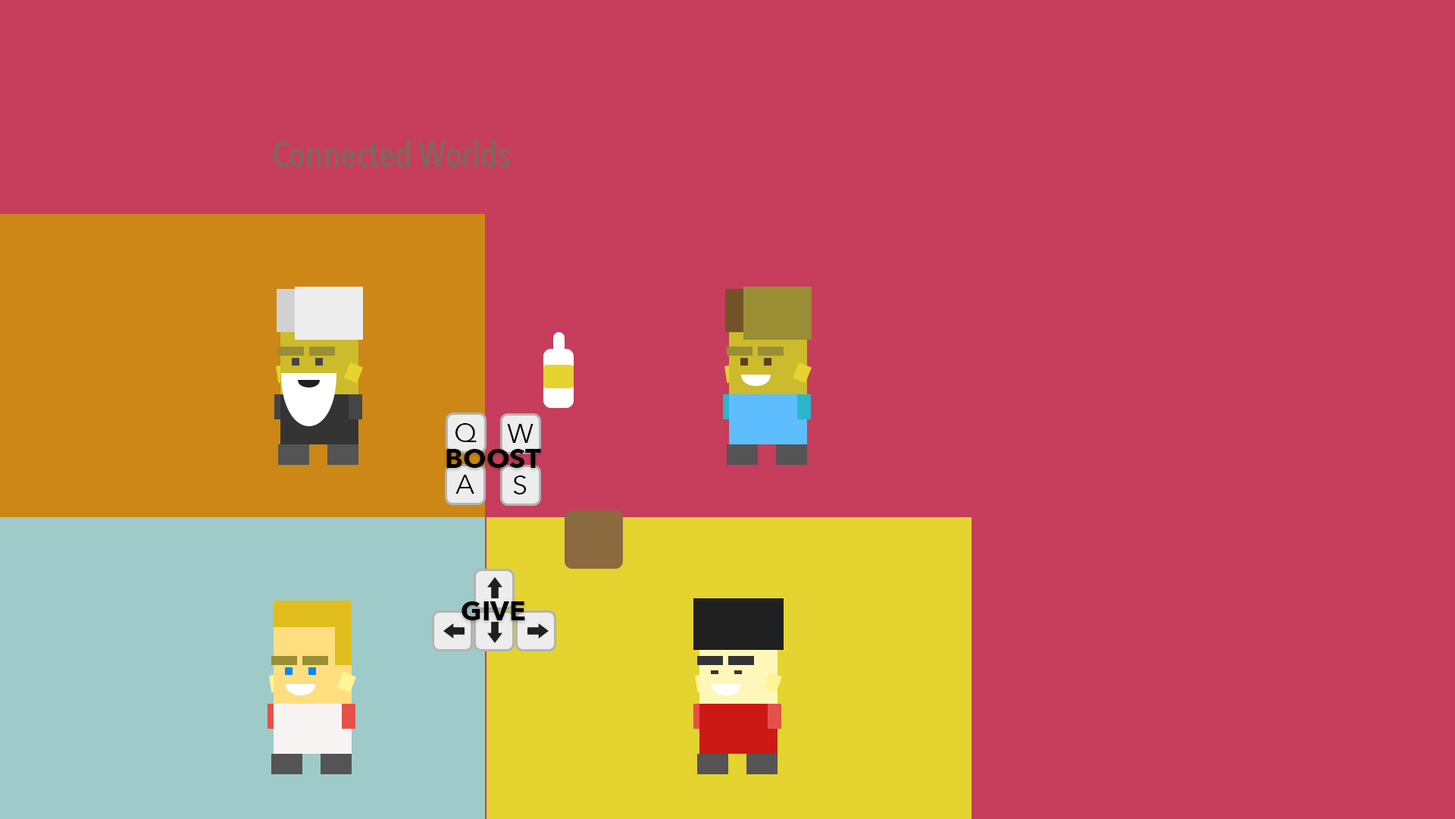
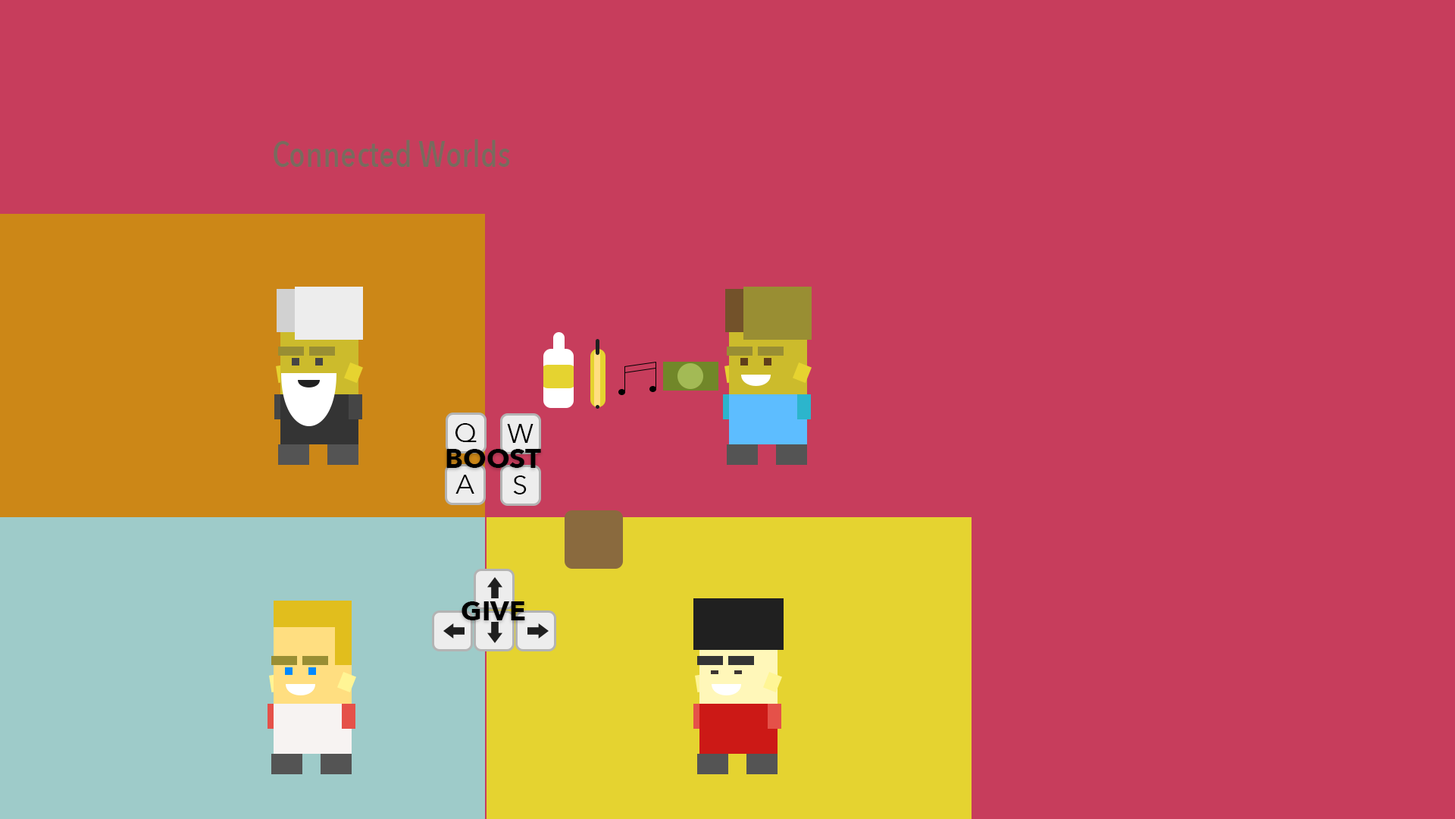
Revision of a layered w=1455, h=819 image; what changed, layer by layer:
added group "money.png" with 2 layers in group "Items" over [663, 361, 719, 391]
added layer "Soikio 2" in group "money.png" over [677, 363, 704, 389]
added layer "Suorakulmio 6" in group "money.png" over [663, 361, 719, 391]
added group "ent.png" with 6 layers in group "Items" over [618, 361, 657, 395]
added layer "Soikio 1 kopioi" in group "ent.png" over [649, 385, 657, 392]
added layer "Soikio 1" in group "ent.png" over [618, 388, 626, 395]
added layer "Muoto 8" in group "ent.png" over [624, 367, 656, 373]
added layer "Muoto 7" in group "ent.png" over [655, 362, 657, 389]
added layer "Muoto 6" in group "ent.png" over [624, 361, 657, 367]
added layer "Muoto 5" in group "ent.png" over [624, 366, 626, 393]
added group "banana.png" with 4 layers in group "Items" over [590, 338, 606, 409]
added layer "Pyöreäkulmainen suorakulmio 5 kopioi" in group "banana.png" over [595, 404, 600, 409]
added layer "Pyöreäkulmainen suorakulmio 5" in group "banana.png" over [595, 338, 600, 355]
added layer "Pyöreäkulmainen suorakulmio 6" in group "banana.png" over [594, 350, 601, 408]
added layer "Pyöreäkulmainen suorakulmio 4" in group "banana.png" over [590, 348, 606, 408]
removed layer "perubg.png" over [590, 338, 719, 409]
